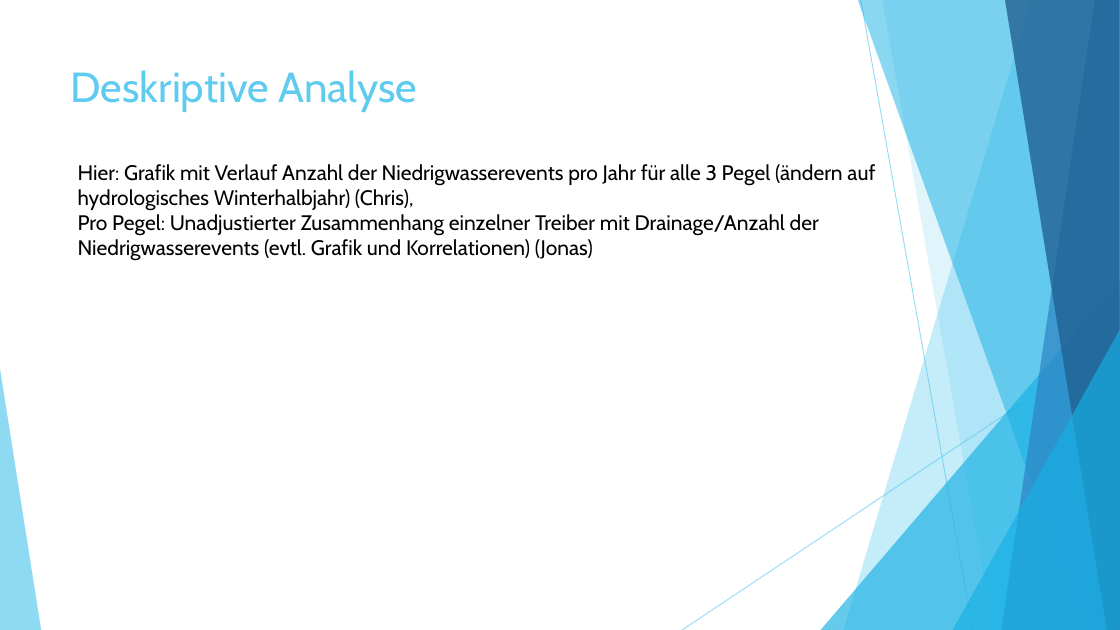
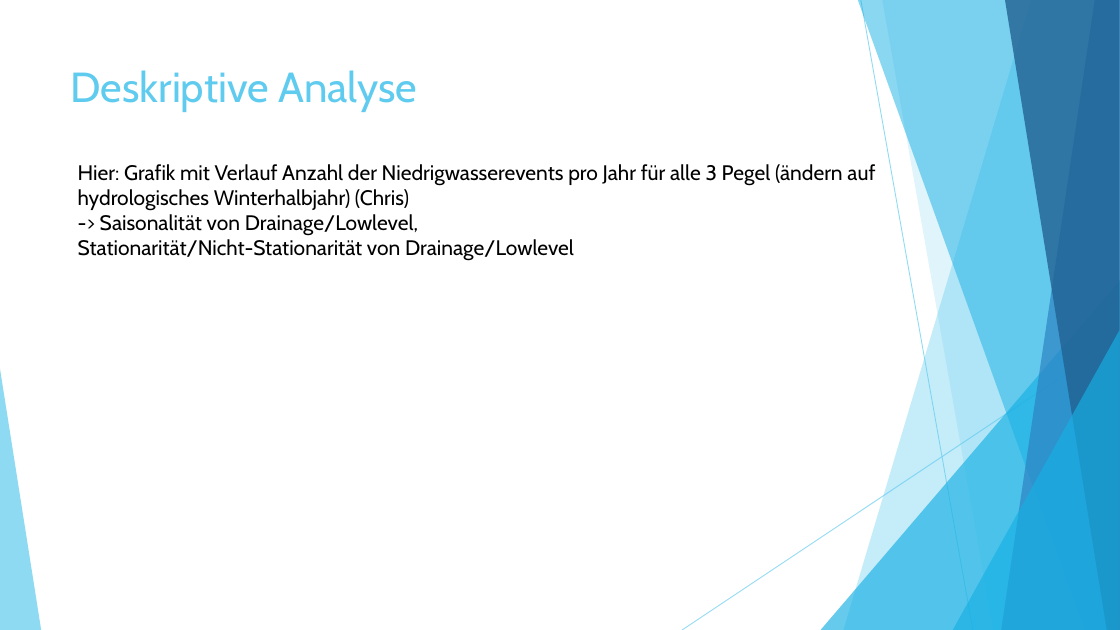
Before and after one commit to StatPrak-Droughts/Drought-Project, a slide deck: slide 7 of Zwischenpräsentation.pptx. Drawn at 1120x630 pixels with LibreOffice and Linux fonts; fonts in the diff are those of the drawing. Boxes give left, top, right and bottom in pixels: in the first picture for what was removed or moved away, otherwise in the second. Text is boxed around its words. In the diff, an @@ line names an element or a change of style, - is before the commit and + after.

```diff
--- a/Zwischenpräsentation.pptx
+++ b/Zwischenpräsentation.pptx
@@ text at [78,164,875,261]: text changed @@
-Hier: Grafik mit Verlauf Anzahl der Niedrigwasserevents pro Jahr für alle 3 Pegel (ändern auf hydrologisches Winterhalbjahr) (Chris),
-Pro Pegel: Unadjustierter Zusammenhang einzelner Treiber mit Drainage/Anzahl der Niedrigwasserevents (evtl. Grafik und Korrelationen) (Jonas)
+Hier: Grafik mit Verlauf Anzahl der Niedrigwasserevents pro Jahr für alle 3 Pegel (ändern auf hydrologisches Winterhalbjahr) (Chris)
+-> Saisonalität von Drainage/Lowlevel,
+Stationarität/Nicht-Stationarität von Drainage/Lowlevel
```
Also in this commit, not shown: 1 slide added.
